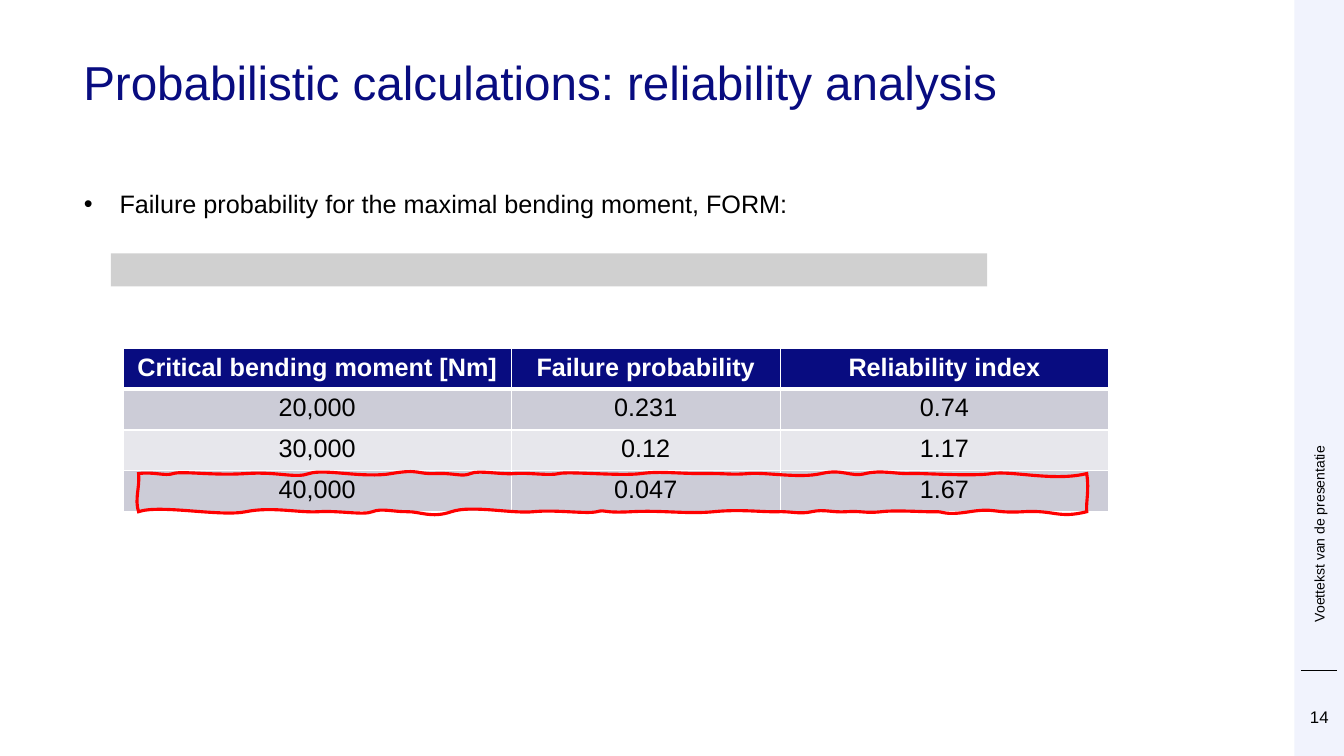
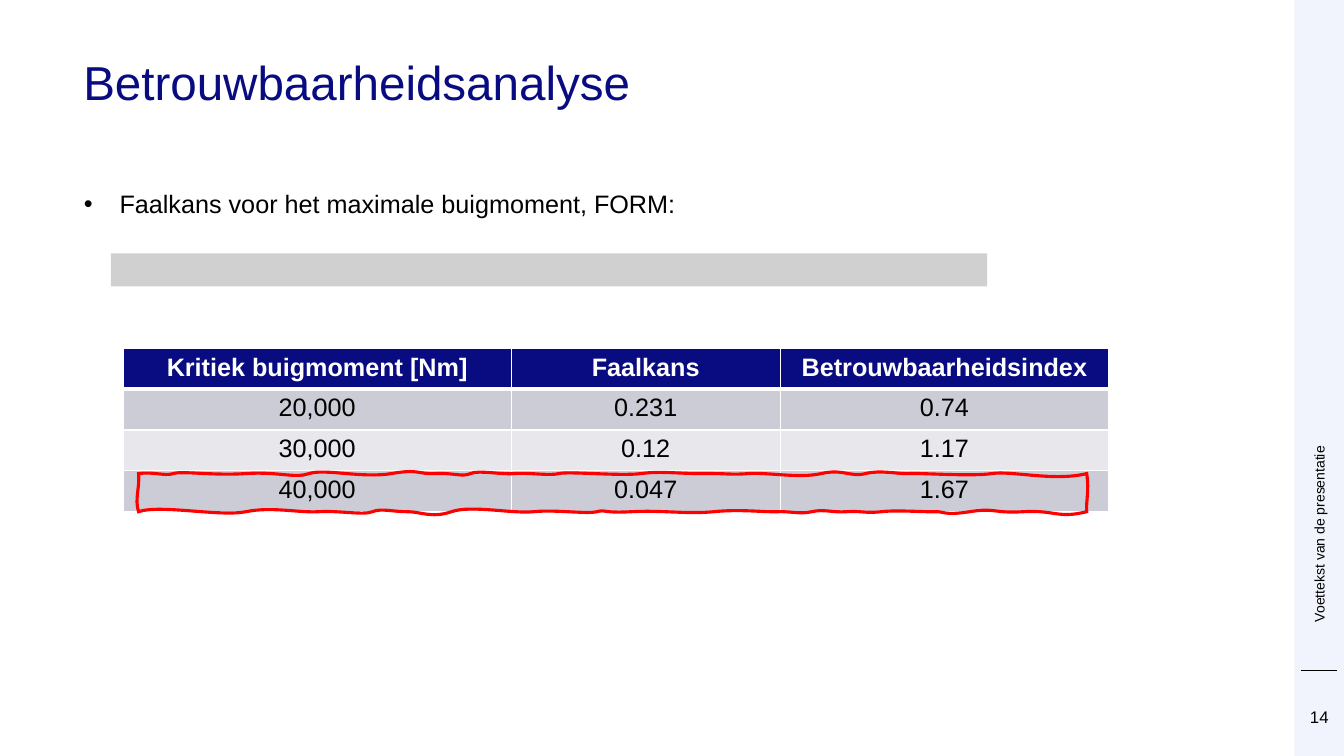
Before and after one commit to Deltares/ProbabilisticLibrary, a slide deck: slide 14 of sources/Deltares.Probabilistic.PWrapper.Examples/kratos/Prob Kratos DSD.pptx. Drawn at 1344x756 pixels with LibreOffice and Linux fonts; fonts in the diff are those of the drawing; grey boxes stand for pictures; background and template pictures are left out. Boxes give left, top, right and bottom in pixels: in the first picture for what was removed or moved away, otherwise in the second. Text is boxed around its words. In the diff, an @@ line names an element or a change of style, - is before the commit and + after.

```diff
--- a/sources/Deltares.Probabilistic.PWrapper.Examples/kratos/Prob Kratos DSD.pptx
+++ b/sources/Deltares.Probabilistic.PWrapper.Examples/kratos/Prob Kratos DSD.pptx
@@ title at box(83, 65, 630, 110): text changed @@
-Probabilistic calculations: reliability analysis
+Betrouwbaarheidsanalyse
@@ text at box(120, 194, 675, 219): text changed @@
-• Failure probability for the maximal bending moment, FORM:
+• Faalkans voor het maximale buigmoment, FORM:
@@ table at box(123, 348, 1109, 511) @@
-row 1: Critical bending moment [Nm] | Failure probability | Reliability index
+row 1: Kritiek buigmoment [Nm] | Faalkans | Betrouwbaarheidsindex
```
Also in this commit, not shown: 18 other slides changed.
